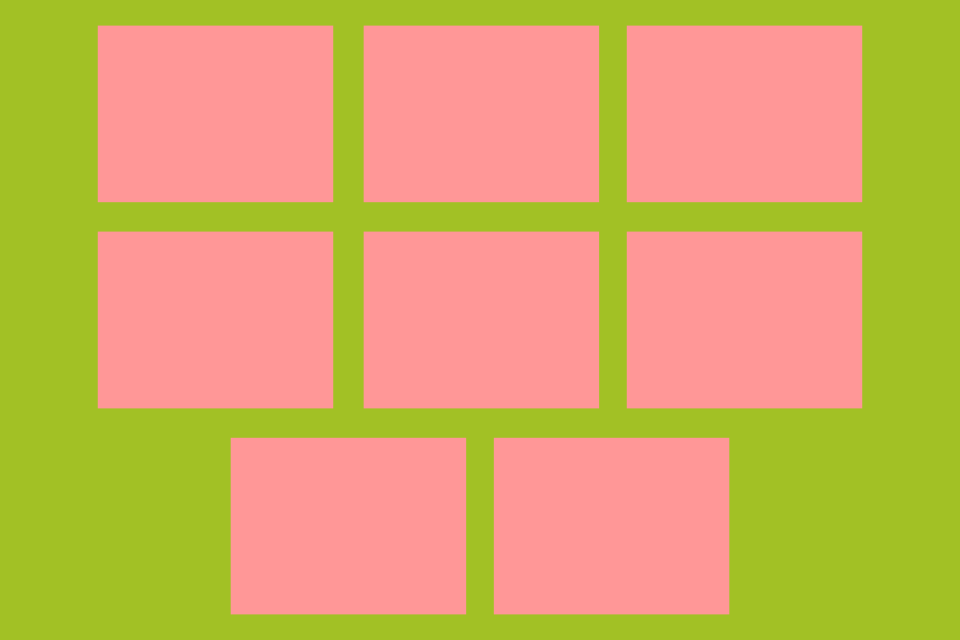
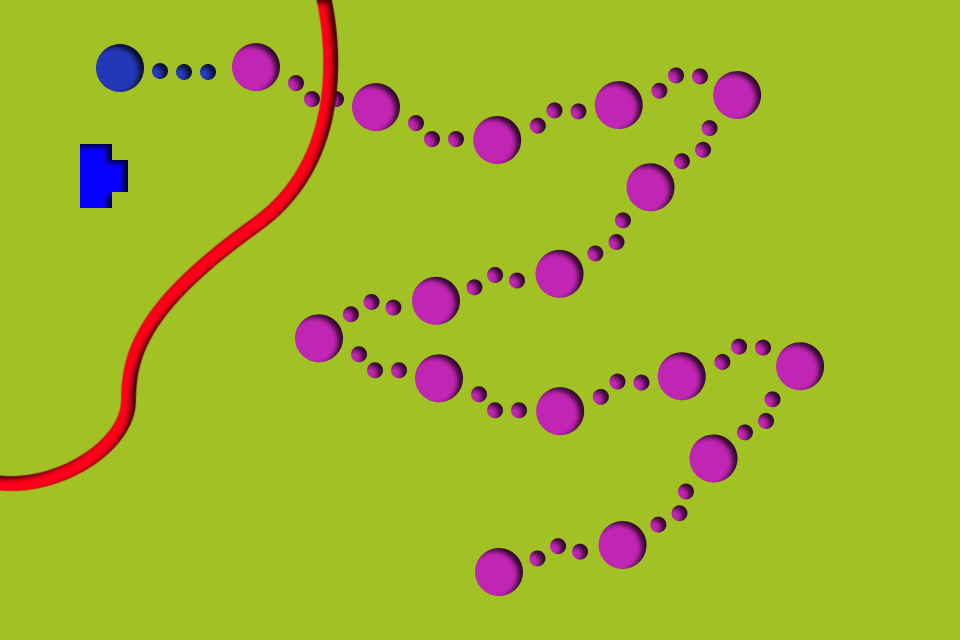
Comparing the layer stacks of the two 960 x 640 images. Changes:
showed group "SceneSelectUI" (91 layers) over [0, 0, 825, 599]
hid group "StageSelectUI" (8 layers) over [97, 25, 863, 615]
